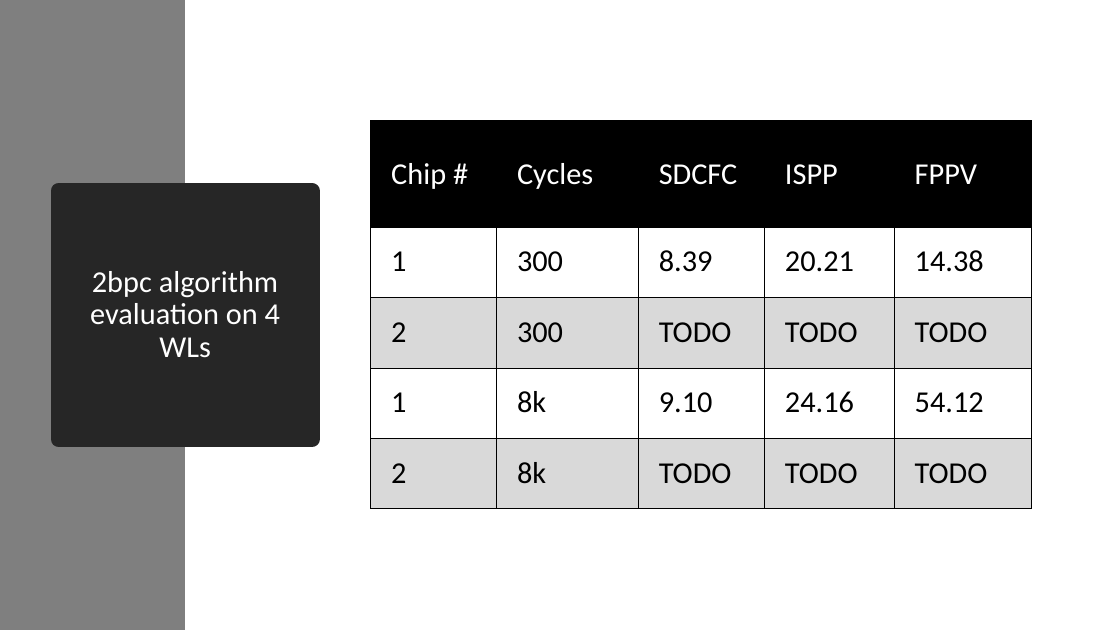
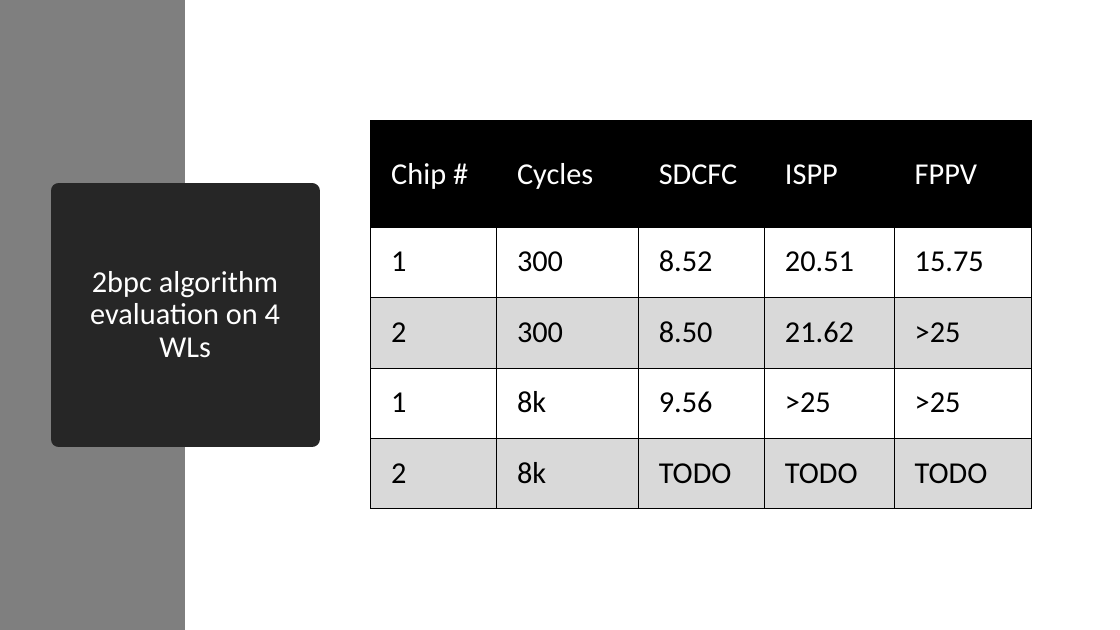
Before and after one commit to akashlevy/RRAM-RADAR-Tuning, a slide deck: slide 27 of presentations/Updates 8-4-20.pptx (slide 25 before the commit). Drawn at 1120x630 pixels with LibreOffice and Linux fonts; fonts in the diff are those of the drawing. Boxes give left, top, right and bottom in pixels: in the first picture for what was removed or moved away, otherwise in the second. Text is boxed around its words. In the diff, an @@ line names an element or a change of style, - is before the commit and + after.

```diff
--- a/presentations/Updates 8-4-20.pptx
+++ b/presentations/Updates 8-4-20.pptx
@@ table at box(371, 121, 1032, 509) @@
-row 2: 1 | 300 | 8.39 | 20.21 | 14.38
+row 2: 1 | 300 | 8.52 | 20.51 | 15.75
-row 3: 2 | 300 | TODO | TODO | TODO
+row 3: 2 | 300 | 8.50 | 21.62 | >25
-row 4: 1 | 8k | 9.10 | 24.16 | 54.12
+row 4: 1 | 8k | 9.56 | >25 | >25
```
Also in this commit, not shown: 1 other slide changed, 2 slides added, 13 other files.
